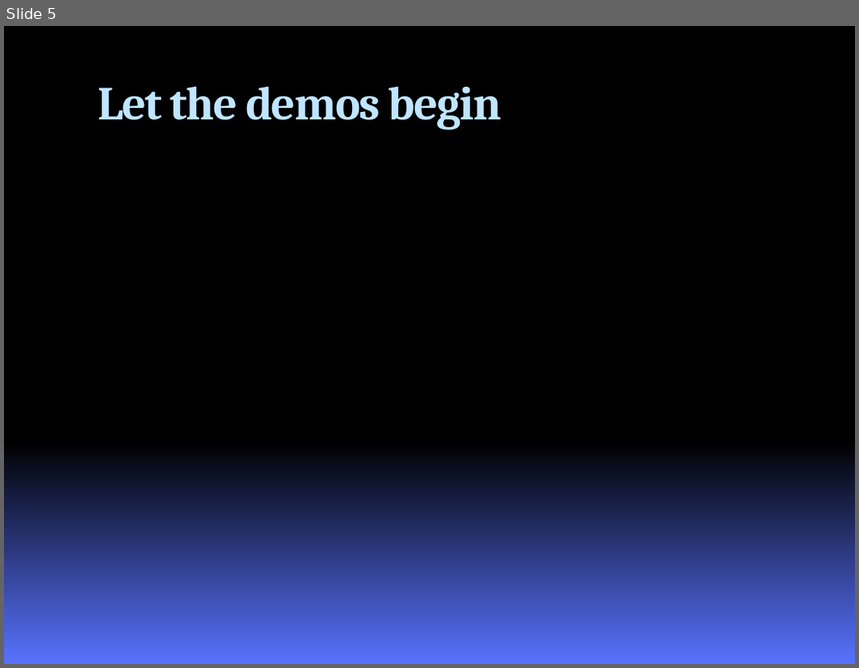
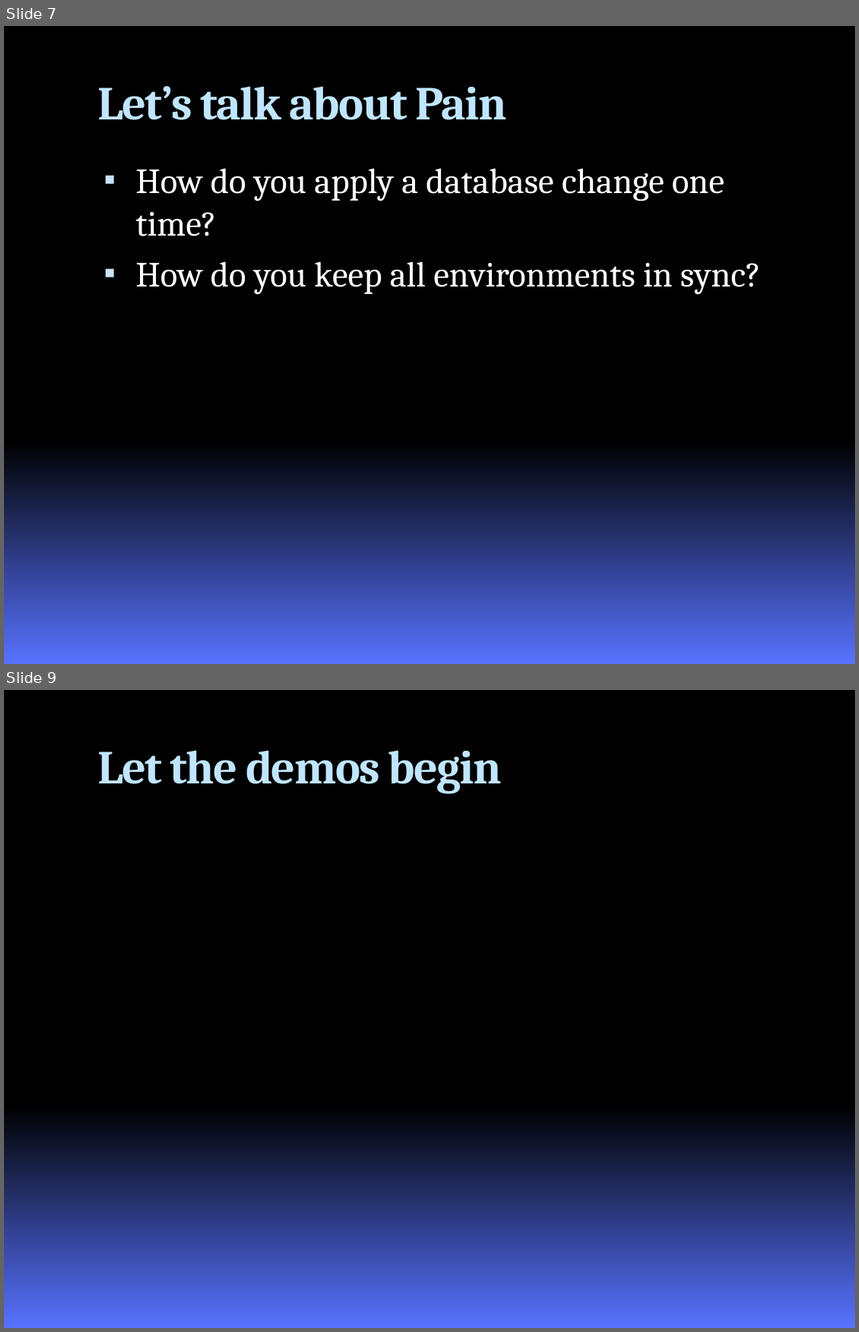
Before and after one commit to chucknorris/roundhouse, a slide deck: docs/RoundhousEPresentation.pptx. Shown one above the other, each under a label of ours: slide 5 before the commit, slides 7 and 9 after it; the slides between them are not shown. The pictures are 859x668 and 859x1332 pixels, drawn with LibreOffice and Linux fonts; fonts in the diff are those of the drawing; background and template pictures are left out. Boxes give left, top, right and bottom in pixels: in the first picture for what was removed or moved away, otherwise in the second. Text is boxed around its words. In the diff, an @@ line names an element or a change of style, - is before the commit and + after.

```diff
--- a/docs/RoundhousEPresentation.pptx
+++ b/docs/RoundhousEPresentation.pptx
@@ slide 7 added at (4, 26, 855, 664), background gradient #000000 to #5972FF @@
@@ title added at (97, 86, 507, 120), 40 pt, text #C0E5FF, bold @@
+Let’s talk about Pain
@@ text added at (135, 168, 761, 294), 30 pt, text #FFFFFF @@
+▪ How do you apply a database change one time?
+▪ How do you keep all environments in sync?
@@ what was slide 5 is now slide 9 @@
```
Also in this commit, not shown: 4 slides changed, 4 other slides added, 1 slide removed, 45 other files.
